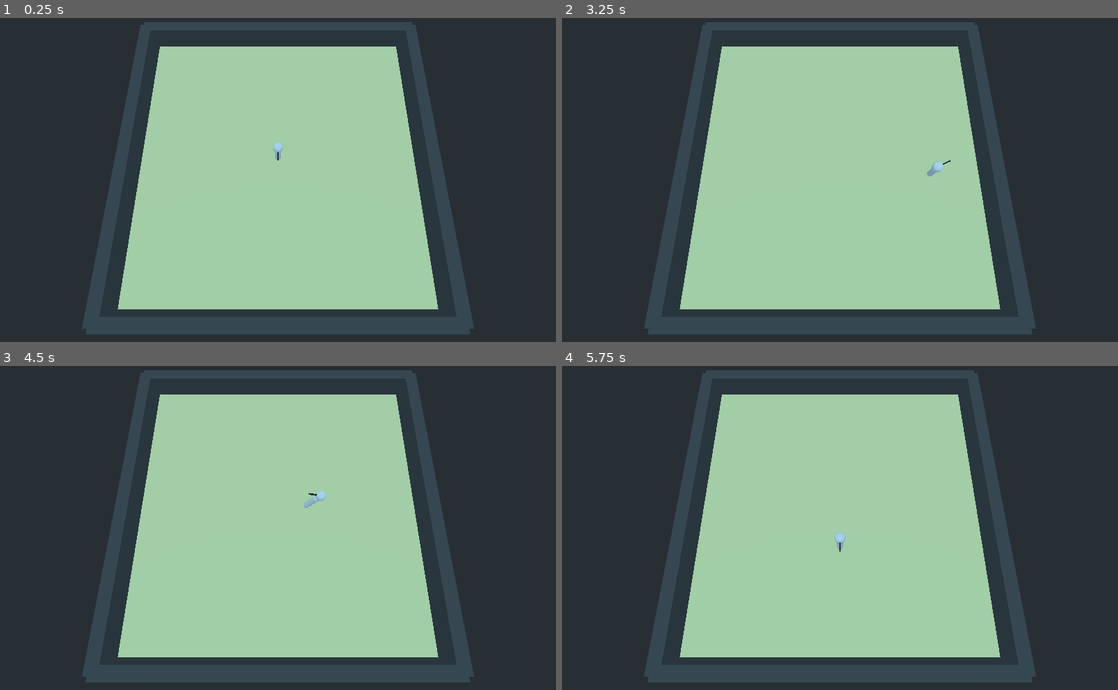
Above: before the commit, frames 1-4 (two rows, left to right).
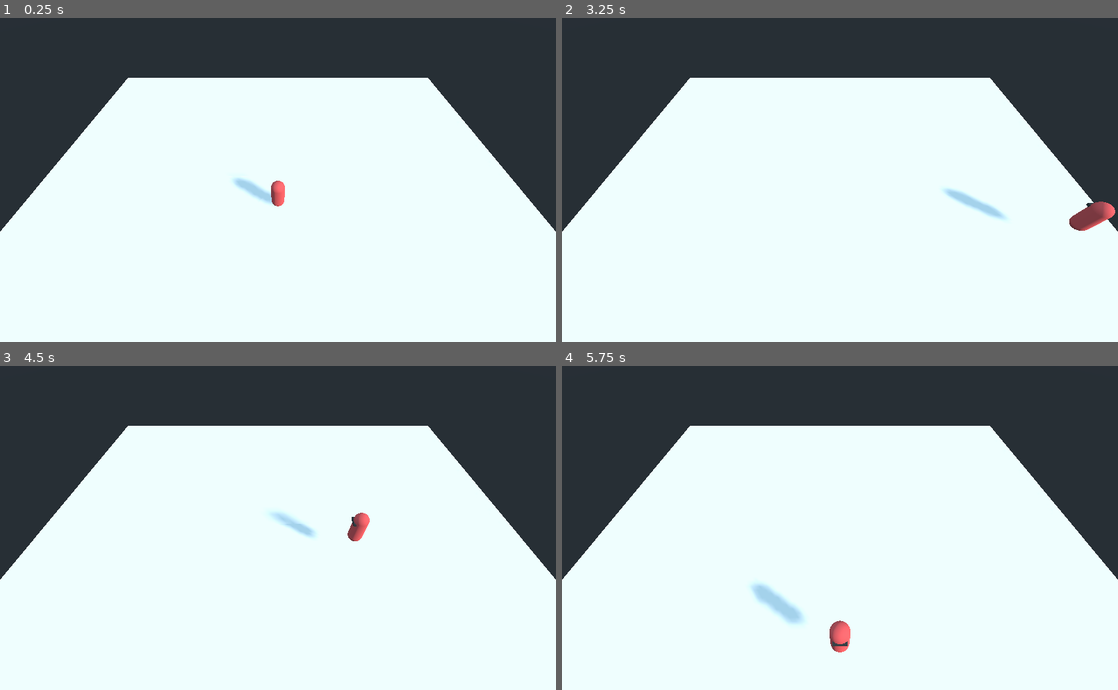
Above: after the commit, the same moments.

Repository: EyvanGames/ProjectOne
Game: Godot game, scene res://Scene/DopeLab.tscn
Two runs of this game, one before a commit and one after it. Both use one fixed random seed, a clock stepped at 60 frames per second and the inputs below.
Inputs:
- Up to frame 1 (0.25 s): no input
- Up to frame 2 (3.25 s): tap Enter at 0.5 s; hold Right (ui_right) 0.53-1.28 s; hold Space (jump, bound only after the commit) 0.53-1.28 s; hold Down (ui_down) 1.28-2.03 s; tap Space (jump, bound only after the commit) at 1.35, 1.52, 1.82, 2.85, 3.02 s; hold Right (ui_right) 2.03-2.78 s; hold Space (jump, bound only after the commit) 2.03-2.78 s; hold Up (ui_up) from 2.78 s (still down)
- Up to frame 3 (4.5 s): tap Space (jump, bound only after the commit) at 3.32, 4.35 s; release Up (ui_up) at 3.53 s; hold Space (jump, bound only after the commit) 3.53-4.28 s; hold Left (ui_left) from 3.53 s (still down)
- Up to frame 4 (5.75 s): tap Space (jump, bound only after the commit) at 4.52, 4.82 s; release Left (ui_left) at 5.03 s; hold Down (ui_down) from 5.03 s (still down); hold Space (jump, bound only after the commit) from 5.03 s (still down)

The runs differ from the first frame. In frame 1, 77% of the frame differs, in the area x 0-100%, y 1-100%; in frame 2, 77%; in frame 3, 77%; in frame 4, 77%.

Commit message:
movement fixed and set

Diff:
--- a/Scene/DopeLab.tscn
+++ b/Scene/DopeLab.tscn
@@ -1,99 +1,38 @@
-[gd_scene load_steps=7 format=2]
+[gd_scene load_steps=4 format=2]
 
 [ext_resource path="res://Scene/HatMan.tscn" type="PackedScene" id=1]
 
-[sub_resource type="SpatialMaterial" id=5]
-albedo_color = Color( 0.988235, 0.976471, 0.709804, 1 )
+[sub_resource type="CubeMesh" id=1]
+size = Vector3( 20, 0.1, 20 )
 
-[sub_resource type="PlaneMesh" id=1]
-material = SubResource( 5 )
-size = Vector2( 25, 25 )
-
-[sub_resource type="SpatialMaterial" id=2]
-albedo_color = Color( 0.333333, 0.333333, 0.333333, 1 )
-
-[sub_resource type="CubeMesh" id=3]
-material = SubResource( 2 )
-size = Vector3( 25, 2, 1 )
-
-[sub_resource type="ConcavePolygonShape" id=4]
-data = PoolVector3Array( -12.5, 1, 0.5, 12.5, 1, 0.5, -12.5, -1, 0.5, 12.5, 1, 0.5, 12.5, -1, 0.5, -12.5, -1, 0.5, 12.5, 1, -0.5, -12.5, 1, -0.5, 12.5, -1, -0.5, -12.5, 1, -0.5, -12.5, -1, -0.5, 12.5, -1, -0.5, 12.5, 1, 0.5, 12.5, 1, -0.5, 12.5, -1, 0.5, 12.5, 1, -0.5, 12.5, -1, -0.5, 12.5, -1, 0.5, -12.5, 1, -0.5, -12.5, 1, 0.5, -12.5, -1, -0.5, -12.5, 1, 0.5, -12.5, -1, 0.5, -12.5, -1, -0.5, 12.5, 1, 0.5, -12.5, 1, 0.5, 12.5, 1, -0.5, -12.5, 1, 0.5, -12.5, 1, -0.5, 12.5, 1, -0.5, -12.5, -1, 0.5, 12.5, -1, 0.5, -12.5, -1, -0.5, 12.5, -1, 0.5, 12.5, -1, -0.5, -12.5, -1, -0.5 )
+[sub_resource type="ConvexPolygonShape" id=2]
+points = PoolVector3Array( -10, -0.05, -10, -10, 0.05, -10, 10, -0.05, -10, -10, -0.05, 10, -10, 0.05, 10, 10, 0.05, -10, 10, -0.05, 10, 10, 0.05, 10 )
 
 [node name="DopeLab" type="Spatial"]
 
-[node name="Ground" type="MeshInstance" parent="."]
+[node name="StaticBody" type="StaticBody" parent="."]
+
+[node name="Ground" type="MeshInstance" parent="StaticBody"]
+transform = Transform( 1, 0, 0, 0, 1, 0, 0, 0, 1, 0, -0.05, 0 )
 mesh = SubResource( 1 )
 skeleton = NodePath("")
 material/0 = null
 
-[node name="Walls" type="Spatial" parent="."]
-
-[node name="Wall" type="StaticBody" parent="Walls"]
-transform = Transform( -1, 0, -8.74228e-08, 0, 1, 0, 8.74228e-08, 0, -1, 0, 0, -12 )
-__meta__ = {
-"_edit_group_": true
-}
-
-[node name="Wallmesh" type="MeshInstance" parent="Walls/Wall"]
-transform = Transform( 1, 0, 0, 0, 1, 0, 0, 0, 1, 0, 0.822004, 0.3069 )
-mesh = SubResource( 3 )
-skeleton = NodePath("../../..")
-material/0 = null
-
-[node name="CollisionShape" type="CollisionShape" parent="Walls/Wall"]
-transform = Transform( 1, 0, 0, 0, 1, 0, 0, 0, 1, 0, 0.822004, 0.3069 )
-shape = SubResource( 4 )
-
-[node name="Wall2" type="StaticBody" parent="Walls"]
-transform = Transform( 1, 0, 0, 0, 1, 0, 0, 0, 1, 0, 0, 12 )
-__meta__ = {
-"_edit_group_": true
-}
-
-[node name="Wallmesh" type="MeshInstance" parent="Walls/Wall2"]
-transform = Transform( 1, 0, 0, 0, 1, 0, 0, 0, 1, 0, 0.822004, 0.3069 )
-mesh = SubResource( 3 )
-skeleton = NodePath("../../..")
-material/0 = null
-
-[node name="CollisionShape" type="CollisionShape" parent="Walls/Wall2"]
-transform = Transform( 1, 0, 0, 0, 1, 0, 0, 0, 1, 0, 0.822004, 0.3069 )
-shape = SubResource( 4 )
-
-[node name="Wall3" type="StaticBody" parent="Walls"]
-transform = Transform( 1.19209e-07, 0, 1, 0, 1, 0, -1, 0, 1.19209e-07, 12, 0, 0 )
-__meta__ = {
-"_edit_group_": true
-}
-
-[node name="Wallmesh" type="MeshInstance" parent="Walls/Wall3"]
-transform = Transform( 1, 0, 0, 0, 1, 0, 0, 0, 1, 0, 0.822004, 0.3069 )
-mesh = SubResource( 3 )
-skeleton = NodePath("../../..")
-material/0 = null
-
-[node name="CollisionShape" type="CollisionShape" parent="Walls/Wall3"]
-transform = Transform( 1, 0, 0, 0, 1, 0, 0, 0, 1, 0, 0.822004, 0.3069 )
-shape = SubResource( 4 )
-
-[node name="Wall4" type="StaticBody" parent="Walls"]
-transform = Transform( -4.37114e-08, 0, -1, 0, 1, 0, 1, 0, -4.37114e-08, -12, 0, -1.19209e-07 )
-__meta__ = {
-"_edit_group_": true
-}
-
-[node name="Wallmesh" type="MeshInstance" parent="Walls/Wall4"]
-transform = Transform( 1, 0, 0, 0, 1, 0, 0, 0, 1, 0, 0.822004, 0.3069 )
-mesh = SubResource( 3 )
-skeleton = NodePath("../../..")
-material/0 = null
-
-[node name="CollisionShape" type="CollisionShape" parent="Walls/Wall4"]
-transform = Transform( 1, 0, 0, 0, 1, 0, 0, 0, 1, 0, 0.822004, 0.3069 )
-shape = SubResource( 4 )
+[node name="CollisionShape" type="CollisionShape" parent="StaticBody"]
+transform = Transform( 1, 0, 0, 0, 1, 0, 0, 0, 1, 0, -0.05, 0 )
+shape = SubResource( 2 )
 
 [node name="HatMan" parent="." instance=ExtResource( 1 )]
+transform = Transform( 1, 0, 0, 0, 1, 0, 0, 0, 1, 0, 0.664971, 0 )
 
-[node name="Camera" type="Camera" parent="."]
-transform = Transform( 1, 0, 0, 0, 0.258819, 0.965926, 0, -0.965926, 0.258819, 0, 19, 7 )
+[node name="Camera" type="Camera" parent="HatMan"]
+transform = Transform( 1, 0, 0, 0, 0.965926, 0.258819, 0, -0.258819, 0.965926, 0, 2.25188, 5.6193 )
+
+[node name="DirectionalLight" type="DirectionalLight" parent="."]
+transform = Transform( 0.698836, -0.0115633, 0.715189, -0.5, 0.707107, 0.5, -0.511496, -0.707012, 0.48837, 16, 14.6013, 12.6564 )
+light_specular = 0.0
+shadow_enabled = true
+
+[node name="Camera2" type="Camera" parent="."]
+transform = Transform( 1, 0, 0, 0, 0.635877, 0.771791, 0, -0.771791, 0.635877, 0, 7.65092, 5.05539 )
 current = true
--- a/Scene/HatMan.tscn
+++ b/Scene/HatMan.tscn
@@ -2,46 +2,47 @@
 
 [ext_resource path="res://Script/HatMan.gd" type="Script" id=1]
 
-[sub_resource type="SphereMesh" id=3]
+[sub_resource type="CapsuleMesh" id=1]
+radius = 0.25
+mid_height = 0.75
+
+[sub_resource type="SpatialMaterial" id=6]
+albedo_color = Color( 0.960784, 0.356863, 0.356863, 1 )
 
 [sub_resource type="SpatialMaterial" id=4]
 albedo_color = Color( 0.227451, 0.227451, 0.227451, 1 )
 
 [sub_resource type="CubeMesh" id=5]
 material = SubResource( 4 )
-
-[sub_resource type="CapsuleMesh" id=1]
-radius = 0.25
-mid_height = 1.5
+size = Vector3( 0.35, 0.08, 0.1 )
 
 [sub_resource type="CapsuleShape" id=2]
 radius = 0.25
-height = 1.5
+height = 0.75
 
 [node name="HatMan" type="KinematicBody"]
-transform = Transform( 1, 0, 0, 0, 1, 0, 0, 0, 1, 0, 1, 0 )
 script = ExtResource( 1 )
+__meta__ = {
+"_edit_group_": true
+}
 
-[node name="Head" type="Spatial" parent="."]
-transform = Transform( 1, 0, 0, 0, 1, 0, 0, 0, 1, 0, 1.3802, 0 )
+[node name="Pivot" type="Spatial" parent="."]
+transform = Transform( 1, 0, 0, 0, 1, 0, 0, 0, 1, 0, -0.0301238, 0 )
+__meta__ = {
+"_edit_group_": true
+}
 
-[node name="Skull" type="MeshInstance" parent="Head"]
-transform = Transform( 0.4, 0, 0, 0, 0.4, 0, 0, 0, 0.4, 0, 0, 0 )
-mesh = SubResource( 3 )
-material/0 = null
-
-[node name="Nose" type="MeshInstance" parent="Head"]
-transform = Transform( 0.05, 0, 0, 0, 0.05, 0, 0, 0, 0.5, 0, 0, 0.551772 )
-mesh = SubResource( 5 )
-material/0 = null
-
-[node name="Body" type="Spatial" parent="."]
-
-[node name="MeshInstance" type="MeshInstance" parent="Body"]
+[node name="Body" type="MeshInstance" parent="Pivot"]
 transform = Transform( 1, 0, 0, 0, -4.37114e-08, -1, 0, 1, -4.37114e-08, 0, 0, 0 )
 mesh = SubResource( 1 )
+material/0 = SubResource( 6 )
+
+[node name="Goggles" type="MeshInstance" parent="Pivot"]
+transform = Transform( 1, 0, 0, 0, 1, 0, 0, 0, 1, 0, 0.3, -0.223802 )
+mesh = SubResource( 5 )
+skeleton = NodePath("")
 material/0 = null
 
 [node name="CollisionShape" type="CollisionShape" parent="."]
-transform = Transform( 1, 0, 0, 0, -4.37114e-08, -1, 0, 1, -4.37114e-08, 0, 0, 0 )
+transform = Transform( 1, 0, 0, 0, -4.37114e-08, -1, 0, 1, -4.37114e-08, 0, -0.0301238, 0 )
 shape = SubResource( 2 )
--- a/Script/HatMan.gd
+++ b/Script/HatMan.gd
@@ -1,31 +1,33 @@
 extends KinematicBody
 
-const SPEED = 5
-const UP_DIRECTION = Vector3(0, 1, 0)
-var motion = Vector3()
+export var speed = 5.0
+export var jump_speed = 10.0
+var gravity = 50.0
+var velocity = Vector3.ZERO
 
 func _physics_process(delta):
-	move()
+	movement(delta)
 
-func _process(delta):
-	face_forward()
+func movement(delta):
+	var direction = Vector3.ZERO
+	if Input.is_action_pressed("ui_right"):
+		direction.x += 1
+	if Input.is_action_pressed("ui_left"):
+		direction.x -= 1
+	if Input.is_action_pressed("ui_down"):
+		direction.z += 1
+	if Input.is_action_pressed("ui_up"):
+		direction.z -= 1
 
-func move():
-	if Input.is_action_pressed("ui_down") and not Input.is_action_pressed("ui_up"):
-		motion.z = SPEED
-	elif Input.is_action_pressed("ui_up") and not Input.is_action_pressed("ui_down"):
-		motion.z = -SPEED
-	else:
-		motion.z = 0
+	if direction != Vector3.ZERO:
+		direction = direction.normalized()
+		$Pivot.look_at(translation + direction, Vector3.UP)
 
-	if Input.is_action_pressed("ui_right") and not Input.is_action_pressed("ui_left"):
-		motion.x = SPEED
-	elif Input.is_action_pressed("ui_left") and not Input.is_action_pressed("ui_right"):
-		motion.x = -SPEED
-	else: motion.x = 0
+	velocity.x = direction.x * speed
+	velocity.z = direction.z * speed
 
-	move_and_slide(motion, UP_DIRECTION)
+	if is_on_floor() and Input.is_action_pressed("jump"):
+		velocity.y += jump_speed
 
-func face_forward():
-	if not motion.x == 0 or not motion.z == 0:
-		look_at(Vector3(-motion.x, 0, -motion.z), UP_DIRECTION)
+	velocity.y -= gravity * delta
+	velocity = move_and_slide(velocity, Vector3.UP)
--- a/project.godot
+++ b/project.godot
@@ -54,6 +54,11 @@
 "events": [ Object(InputEventMouseButton,"resource_local_to_scene":false,"resource_name":"","device":0,"alt":false,"shi …(212 unchanged characters)…
  ]
 }
+jump={
+"deadzone": 0.5,
+"events": [ Object(InputEventKey,"resource_local_to_scene":false,"resource_name":"","device":0,"alt":false,"shift":false,"control":false,"meta":false,"command":false,"pressed":false,"scancode":32,"physical_scancode":0,"unicode":0,"echo":false,"script":null)
+ ]
+}
 
 [physics]
 
